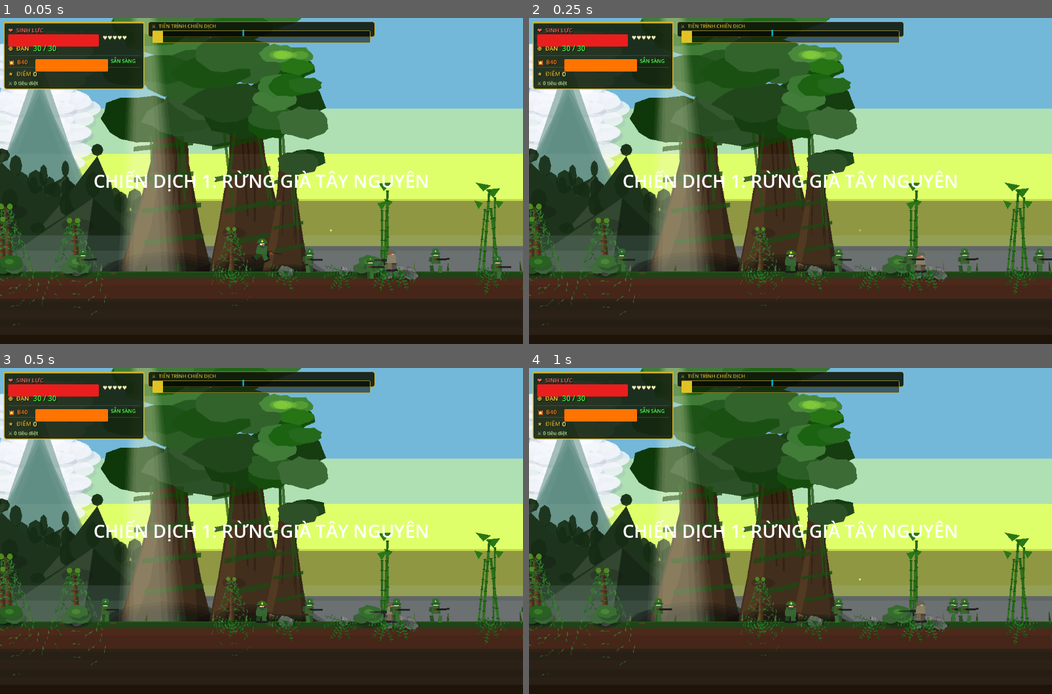
Above: before the commit, frames 1-4 (two rows, left to right).
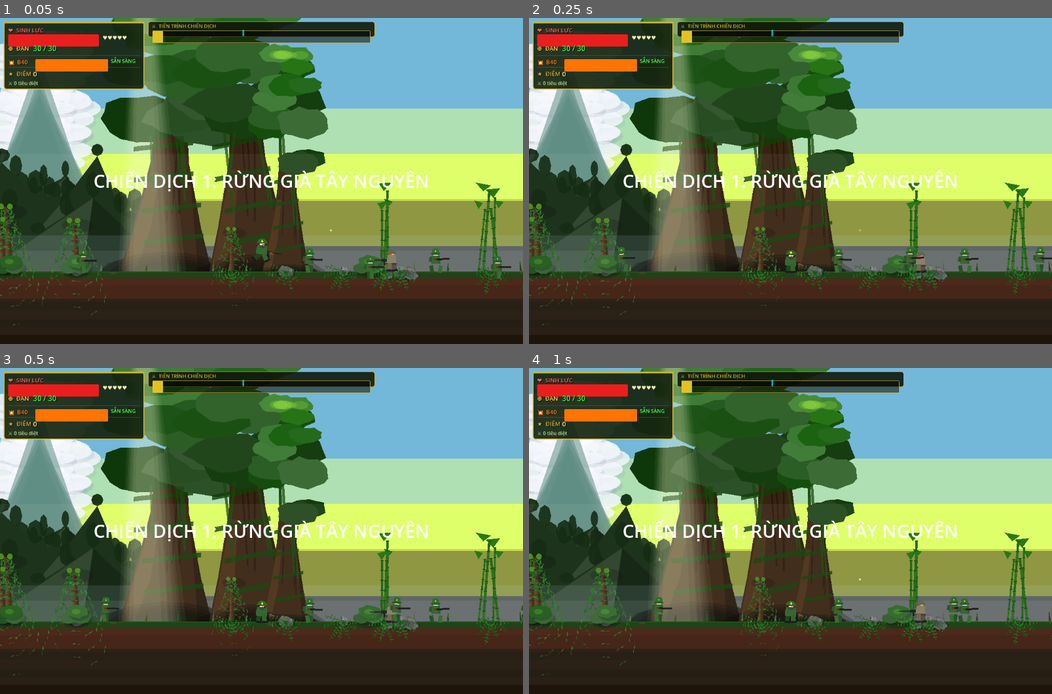
Above: after the commit, the same moments.

Repository: dangkhoa31204/alien-shooter
Game: Godot game, scene res://scenes/contra_main.tscn
Two runs of this game, one before a commit and one after it. Both use one fixed random seed, a clock stepped at 60 frames per second and the inputs below. This scene is started directly instead of the project's main scene.
Inputs (mouse positions are in pixels of both pictures, inside the frame that each line leads up to):
- Up to frame 1 (0.05 s): no input
- Up to frame 2 (0.25 s): no input
- Up to frame 3 (0.5 s): no input
- Up to frame 4 (1 s): tap Enter (ui_accept) at 0.5, 0.77 s; move the mouse to (905, 514) at 0.52 s; hold L (special_weapon_right) from 0.53 s (still down); hold F (melee) from 0.53 s (still down)

The runs differ from the first frame. In frame 1, less than 0.1% of the frame differs, in the area x 14-86%, y 70-79%; in frame 2, 0.2%, in the area x 16-100%, y 70-78%; in frame 3, 0.2%; in frame 4, 0.2%.

Commit message:
thêm tiếng bước chân

Diff:
--- a/scripts/audio_manager.gd
+++ b/scripts/audio_manager.gd
@@ -22,6 +22,9 @@
 	"collected_item": "res://assets/audio/collected_item.mp3",
 	"b40":           "res://assets/audio/b40.mp3",
 	"reload_ak47":   "res://assets/audio/reload_ak47.mp3",
+	"footstep_grass_1": "res://assets/audio/walk-on-grass-1.mp3",
+	"footstep_grass_2": "res://assets/audio/walk-on-grass-2.mp3",
+	"footstep_grass_3": "res://assets/audio/walk-on-grass-3.mp3",
 }
 var _mp3_sfx_loaded := false
 
@@ -81,6 +84,38 @@
 	(arr[0] as AudioStreamPlayer).stop()
 	var sfx_db := linear_to_db(maxf(0.0001, PlayerData.sfx_volume))
 	(arr[0] as AudioStreamPlayer).volume_db = vol_db + sfx_db
+	(arr[0] as AudioStreamPlayer).play()
+
+## Play a random footstep SFX for a given surface (default: "grass").
+## Chooses one of the configured footstep files, applies a small random pitch
+## variation and plays it using the existing SFX pools. Respects PlayerData.sfx_enabled.
+func play_footstep(surface: String = "grass", vol_db: float = 0.0) -> void:
+	if not PlayerData.sfx_enabled: return
+	var variants := {
+		"grass": ["footstep_grass_1", "footstep_grass_2", "footstep_grass_3"],
+	}
+	var list: Array = variants.get(surface, variants["grass"])
+	if list.size() == 0: return
+	var name: String = list[randi() % list.size()]
+	# ensure MP3 SFX loaded
+	if not _mp3_sfx_loaded and name in MP3_SFX_DEFS:
+		_build_mp3_sfx_library()
+		_mp3_sfx_loaded = true
+	var arr: Array = _sfx.get(name, [])
+	if arr.is_empty(): return
+	var pitch := 0.95 + randf() * 0.1 # 0.95..1.05
+	for p in arr:
+		if not p.playing:
+			p.pitch_scale = pitch
+			var sfx_db := linear_to_db(maxf(0.0001, PlayerData.sfx_volume))
+			p.volume_db = vol_db + sfx_db
+			p.play()
+			return
+	# all busy -> reuse first
+	(arr[0] as AudioStreamPlayer).stop()
+	(arr[0] as AudioStreamPlayer).pitch_scale = pitch
+	var sfx_db2 := linear_to_db(maxf(0.0001, PlayerData.sfx_volume))
+	(arr[0] as AudioStreamPlayer).volume_db = vol_db + sfx_db2
 	(arr[0] as AudioStreamPlayer).play()
 
 ## Gọi sau khi toggle sound trong settings để cập nhật trạng thái nhạc
--- a/scripts/contra_main.gd
+++ b/scripts/contra_main.gd
@@ -3304,6 +3304,11 @@
 	btn_history.pressed.connect(func(): _show_history_info())
 	btn_v.add_child(btn_history)
 
+	var btn_settings: Button = _mk_pbtn.call("⚙  CÀI ĐẶT")
+	btn_settings.process_mode = PROCESS_MODE_ALWAYS
+	btn_settings.pressed.connect(func(): _show_settings_from_pause())
+	btn_v.add_child(btn_settings)
+
 	var btn_exit: Button = _mk_pbtn.call("✖  THOÁT RA MENU")
 	btn_exit.process_mode = PROCESS_MODE_ALWAYS
 	btn_exit.add_theme_color_override("font_color", Color(1.0, 0.4, 0.35))
@@ -3407,10 +3412,151 @@
 	var p_main = _pause_menu.get_node_or_null("MainPanel")
 	if p_main: p_main.visible = false
 
+func _show_settings_from_pause() -> void:
+	# Build a lightweight settings popup similar to menu's SettingsPopup
+	var ui = get_node_or_null("UI")
+	if not ui: return
+	# If popup already exists, bring to front
+	var existing = ui.get_node_or_null("SettingsPopup")
+	if existing:
+		ui.move_child(existing, -1)
+		existing.show()
+		var p_main2 = _pause_menu.get_node_or_null("MainPanel")
+		if p_main2: p_main2.visible = false
+		return
+
+	var popup = Control.new()
+	popup.name = "SettingsPopup"
+	popup.visible = true
+	popup.size = Vector2(1152, 720)
+	ui.add_child(popup)
+	ui.move_child(popup, -1)
+
+	var dim = ColorRect.new()
+	dim.size = popup.size
+	dim.color = Color(0, 0, 0, 0.75)
+	popup.add_child(dim)
+
+	var bg_panel = Panel.new()
+	bg_panel.size = Vector2(500, 370)
+	bg_panel.position = (popup.size - bg_panel.size) * 0.5
+	var sbox = StyleBoxFlat.new()
+	sbox.bg_color = Color(0.1, 0.15, 0.08, 0.98)
+	sbox.border_color = Color(0.84, 0.72, 0.22)
+	sbox.border_width_left = 2; sbox.border_width_right = 2
+	sbox.border_width_top = 2; sbox.border_width_bottom = 2
+	sbox.set_corner_radius_all(10)
+	bg_panel.add_theme_stylebox_override("panel", sbox)
+	popup.add_child(bg_panel)
+
+	var title = Label.new()
+	title.text = "⚙  CÀI ĐẶT"
+	title.position = Vector2(20, 20)
+	title.size = Vector2(460, 40)
+	title.add_theme_font_size_override("font_size", 24)
+	title.add_theme_color_override("font_color", Color(0.84, 0.72, 0.22))
+	title.horizontal_alignment = HORIZONTAL_ALIGNMENT_CENTER
+	bg_panel.add_child(title)
+
+	var sep = ColorRect.new()
+	sep.position = Vector2(40, 70)
+	sep.size = Vector2(420, 2)
+	sep.color = Color(0.84, 0.72, 0.22, 0.5)
+	bg_panel.add_child(sep)
+
+	var content_vbox = VBoxContainer.new()
+	content_vbox.position = Vector2(40, 90)
+	content_vbox.size = Vector2(420, 200)
+	content_vbox.add_theme_constant_override("separation", 20)
+	bg_panel.add_child(content_vbox)
+
+	# Volume Row
+	var vol_row = HBoxContainer.new()
+	var vol_lbl = Label.new(); vol_lbl.text = "Nhạc nền "; vol_lbl.add_theme_color_override("font_color", Color(0.88, 0.88, 0.88)); vol_lbl.add_theme_font_size_override("font_size", 20); vol_lbl.size_flags_horizontal = Control.SIZE_EXPAND_FILL
+	var vol_slider = HSlider.new(); vol_slider.name = "VolumeSlider"; vol_slider.custom_minimum_size = Vector2(160, 32); vol_slider.size_flags_vertical = Control.SIZE_SHRINK_CENTER; vol_slider.min_value = 0.0; vol_slider.max_value = 100.0; vol_slider.value = PlayerData.volume * 100.0
+	var vol_val_btn = Button.new(); vol_val_btn.name = "VolumeValueLabel"; vol_val_btn.custom_minimum_size = Vector2(52, 0); vol_val_btn.add_theme_color_override("font_color", Color(0.4, 0.9, 1.0)); vol_val_btn.add_theme_font_size_override("font_size", 18); vol_val_btn.text = ("🔊" if PlayerData.music_enabled else "🔇")
+	vol_row.add_child(vol_lbl); vol_row.add_child(vol_slider); vol_row.add_child(vol_val_btn)
+	content_vbox.add_child(vol_row)
+
+	# SFX Row
+	var sfx_row = HBoxContainer.new()
+	var sfx_lbl = Label.new(); sfx_lbl.text = "Hiệu ứng âm thanh"; sfx_lbl.add_theme_color_override("font_color", Color(0.88, 0.88, 0.88)); sfx_lbl.add_theme_font_size_override("font_size", 20); sfx_lbl.size_flags_horizontal = Control.SIZE_EXPAND_FILL
+	var sfx_slider = HSlider.new(); sfx_slider.name = "SfxSlider"; sfx_slider.custom_minimum_size = Vector2(160, 32); sfx_slider.size_flags_vertical = Control.SIZE_SHRINK_CENTER; sfx_slider.min_value = 0.0; sfx_slider.max_value = 100.0; sfx_slider.value = PlayerData.sfx_volume * 100.0
+	var sfx_val_btn = Button.new(); sfx_val_btn.name = "SfxValueLabel"; sfx_val_btn.custom_minimum_size = Vector2(52, 0); sfx_val_btn.add_theme_color_override("font_color", Color(0.4, 0.9, 1.0)); sfx_val_btn.add_theme_font_size_override("font_size", 18); sfx_val_btn.text = ("🔊" if PlayerData.sfx_enabled else "🔇")
+	sfx_row.add_child(sfx_lbl); sfx_row.add_child(sfx_slider); sfx_row.add_child(sfx_val_btn)
+	content_vbox.add_child(sfx_row)
+
+	# add reset button
+	var reset_btn = Button.new(); reset_btn.name = "ResetBtn"; reset_btn.custom_minimum_size = Vector2(220, 42); reset_btn.add_theme_font_size_override("font_size", 18); reset_btn.text = "🗑  XÓA DỮ LIỆU / CHƠI LẠI"; reset_btn.add_theme_color_override("font_color", Color(1.0, 0.45, 0.35))
+	content_vbox.add_child(reset_btn)
+
+	# Close Button
+	var close_btn = Button.new()
+	close_btn.text = "ĐÓNG"
+	close_btn.size = Vector2(160, 40)
+	close_btn.position = Vector2(170, 310)
+	close_btn.pressed.connect(_close_settings_popup)
+	bg_panel.add_child(close_btn)
+
+	# Handlers
+	vol_val_btn.pressed.connect(func():
+		Audio.play("button_click")
+		PlayerData.music_enabled = not PlayerData.music_enabled
+		PlayerData.save_data()
+		vol_val_btn.text = ("🔊" if PlayerData.music_enabled else "🔇")
+		Audio.refresh_music()
+		Audio.refresh_menu_music()
+	)
+	vol_slider.value_changed.connect(func(val: float):
+		PlayerData.volume = val / 100.0
+		PlayerData.apply_volume()
+		PlayerData.save_data()
+	)
+
+	sfx_val_btn.pressed.connect(func():
+		Audio.play("button_click")
+		PlayerData.sfx_enabled = not PlayerData.sfx_enabled
+		PlayerData.save_data()
+		sfx_val_btn.text = ("🔊" if PlayerData.sfx_enabled else "🔇")
+	)
+	sfx_slider.value_changed.connect(func(val: float):
+		PlayerData.sfx_volume = val / 100.0
+		PlayerData.apply_volume()
+		PlayerData.save_data()
+	)
+
+	reset_btn.pressed.connect(func():
+		Audio.play("button_click")
+		PlayerData.reset_data()
+		HighScore.reset_scores()
+		PlayerData.music_enabled = false
+		PlayerData.save_data()
+		Audio.refresh_music()
+		Audio.refresh_menu_music()
+		vol_slider.value = 100.0
+	)
+
+	# Hide main pause buttons while settings is visible
+	var p_main4 = _pause_menu.get_node_or_null("MainPanel")
+	if p_main4: p_main4.visible = false
+
 func _close_history() -> void:
 	_history_panel.visible = false
 	var p_main = _pause_menu.get_node_or_null("MainPanel")
 	if p_main: p_main.visible = true
+
+func _close_settings_popup() -> void:
+	Audio.play("button_click")
+	var ui = get_node_or_null("UI")
+	if not ui: return
+	var sp = ui.get_node_or_null("SettingsPopup")
+	if sp:
+		sp.hide()
+	var p_main = _pause_menu.get_node_or_null("MainPanel")
+	if p_main: p_main.visible = true
+	# ensure pause state is preserved
+	_is_paused = true
+	_update_pause_state()
 
 func _input(event: InputEvent) -> void:
 	if event is InputEventKey and event.pressed:
@@ -3419,6 +3565,18 @@
 				_toggle_cheat_menu()
 		elif event.keycode == KEY_ESCAPE:
 			if not _is_cheat_visible: # Don't open pause menu if cheat menu is open
+				# If settings popup is open, close it and resume play
+				var ui = get_node_or_null("UI")
+				if ui:
+					var sp = ui.get_node_or_null("SettingsPopup")
+					if sp and sp.visible:
+						sp.hide()
+						var p_main_sp = _pause_menu.get_node_or_null("MainPanel")
+						if p_main_sp: p_main_sp.visible = true
+						# keep _is_paused as true so game remains paused; just return to pause menu
+						_update_pause_state()
+						return
+				# otherwise toggle pause menu as before
 				_toggle_pause_menu()
 
 func _toggle_cheat_menu() -> void:
--- a/scripts/contra_player.gd
+++ b/scripts/contra_player.gd
@@ -310,6 +310,7 @@
 
 	if is_on_floor() and abs(velocity.x) > 10 and int(_walk_time * 2.0) % 5 == 0:
 		_spawn_dust()
+		Audio.play_footstep()
 
 func _fire_rpg() -> void:
 	_is_firing_rpg = true
@@ -482,6 +483,7 @@
 		# Emit footstep dust on each leg strike (sign change in step)
 		if prev_step * step < 0.0:
 			_spawn_footstep_dust()
+			Audio.play_footstep()
 		_leg_l.position.x = -4 + step * 9; _leg_r.position.x = 4 - step * 9
 		_leg_l.rotation = step * 0.25; _leg_r.rotation = -step * 0.25
 		_body_node.position.y = abs(step) * -5 + 2 # Adds "lean" bounce
Not shown, added: assets/audio/step-1.mp3.import
Not shown, added: assets/audio/step-2.mp3.import
Not shown, added: assets/audio/step-3.mp3.import
Not shown, added: assets/audio/walk-on-grass-1.mp3.import
Not shown, added: assets/audio/walk-on-grass-2.mp3.import
Not shown, added: assets/audio/walk-on-grass-3.mp3.import
Not shown, added: assets/audio/step-1.mp3
Not shown, added: assets/audio/step-2.mp3
Not shown, added: assets/audio/step-3.mp3
Not shown, added: assets/audio/walk-on-grass-1.mp3
Not shown, added: assets/audio/walk-on-grass-2.mp3
Not shown, added: assets/audio/walk-on-grass-3.mp3
